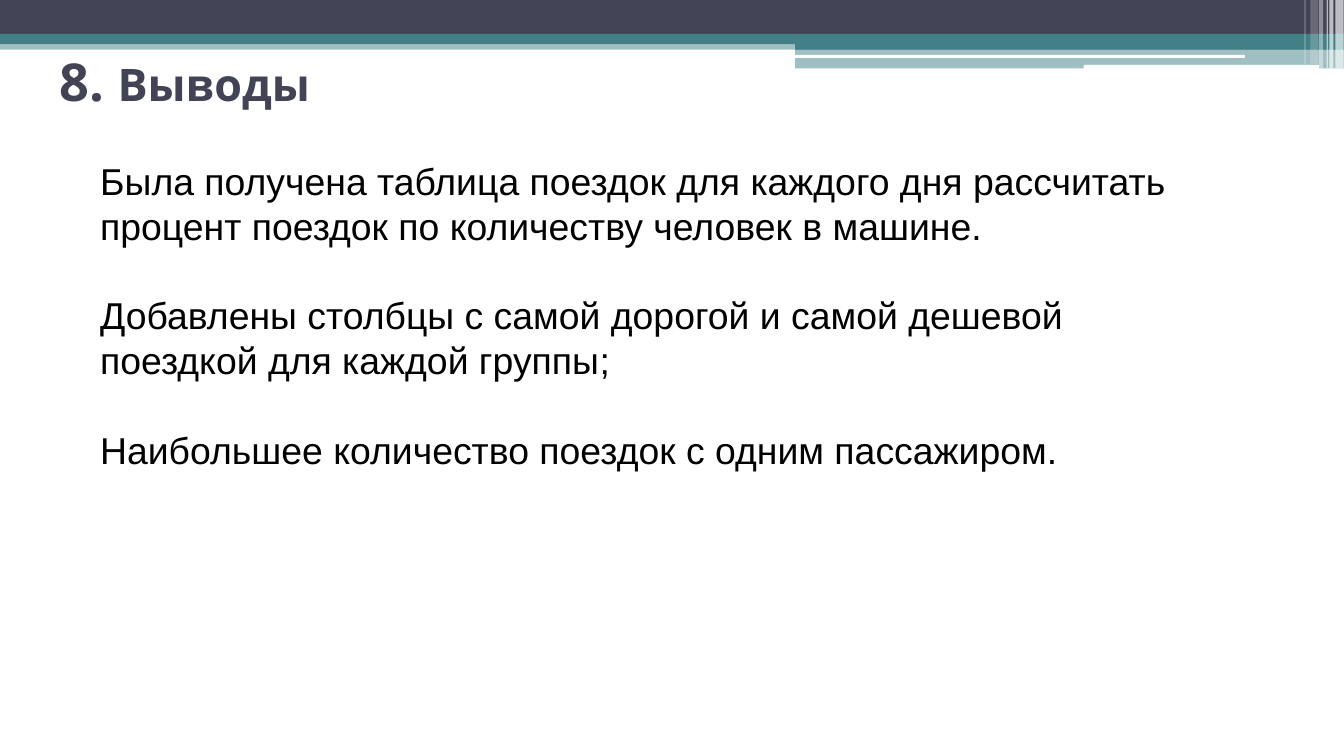
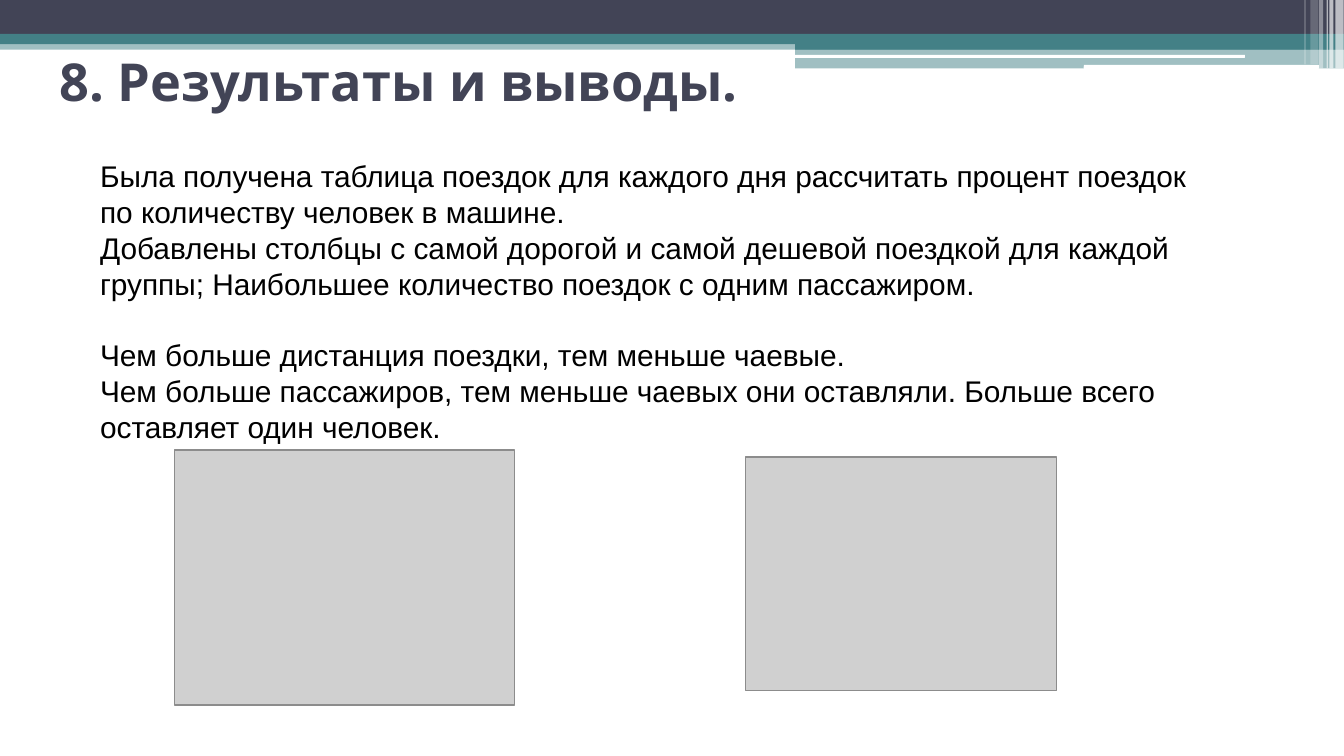
Before and after one commit to ValeryPetr/DE_Sprint_Final, a slide deck: slide 10 of docs/Final Project VPetrunin Analysis of Yellow Taxi.pptx. Drawn at 1344x756 pixels with LibreOffice and Linux fonts; fonts in the diff are those of the drawing; grey boxes stand for pictures. Boxes give left, top, right and bottom in pixels: in the first picture for what was removed or moved away, otherwise in the second. Text is boxed around its words. In the diff, an @@ line names an element or a change of style, - is before the commit and + after.

```diff
--- a/docs/Final Project VPetrunin Analysis of Yellow Taxi.pptx
+++ b/docs/Final Project VPetrunin Analysis of Yellow Taxi.pptx
@@ title at (x1=59, y1=63, x2=737, y2=114): text changed; size 24 to 28 pt @@
-8. Выводы
+8. Результаты и выводы.
@@ text at (x1=100, y1=165, x2=1186, y2=229): size 20 to 16 pt in "Была получена таблица поездок для каждого дня ..." @@
@@ text at (x1=100, y1=237, x2=1169, y2=444): text changed; size 20 to 16 pt @@
-Добавлены столбцы с самой дорогой и самой дешевой поездкой для каждой группы;
-Наибольшее количество поездок с одним пассажиром.
+Добавлены столбцы с самой дорогой и самой дешевой поездкой для каждой группы; Наибольшее количество поездок с одним пассажиром.
+Чем больше дистанция поездки, тем меньше чаевые.
+Чем больше пассажиров, тем меньше чаевых они оставляли. Больше всего оставляет один человек.
@@ picture added at (x1=175, y1=450, x2=515, y2=706) @@
@@ picture added at (x1=746, y1=457, x2=1056, y2=691) @@
```
Also in this commit, not shown: 4 other slides changed, 16 other files.
